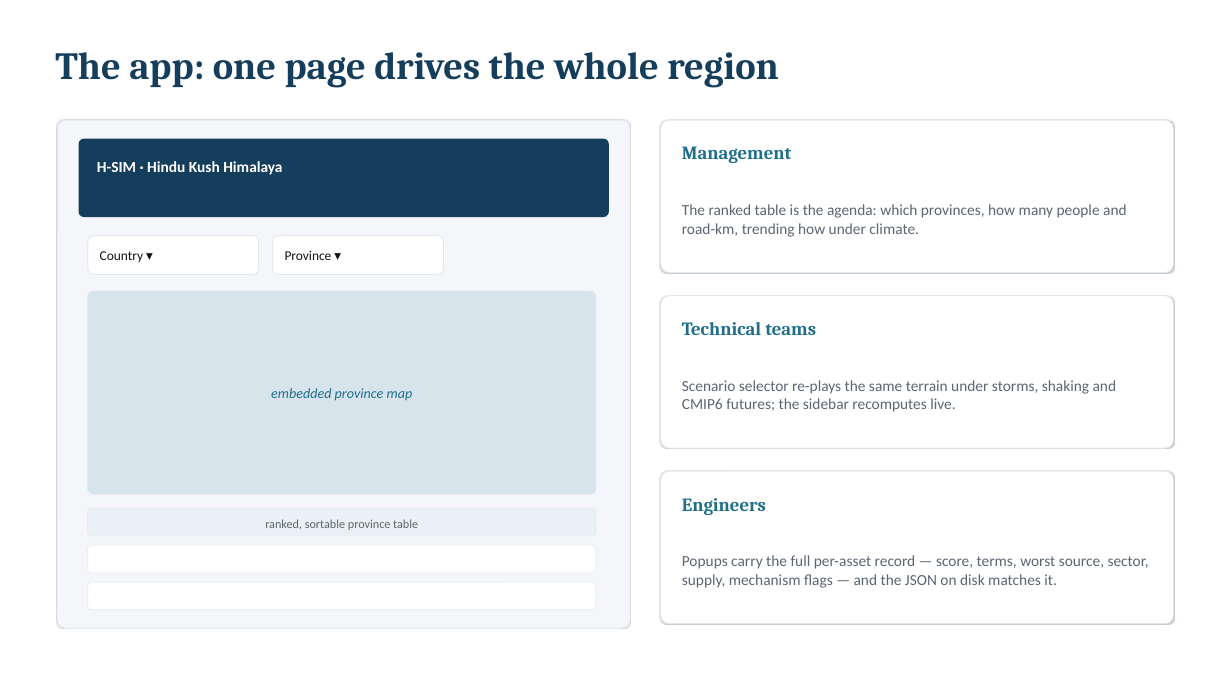
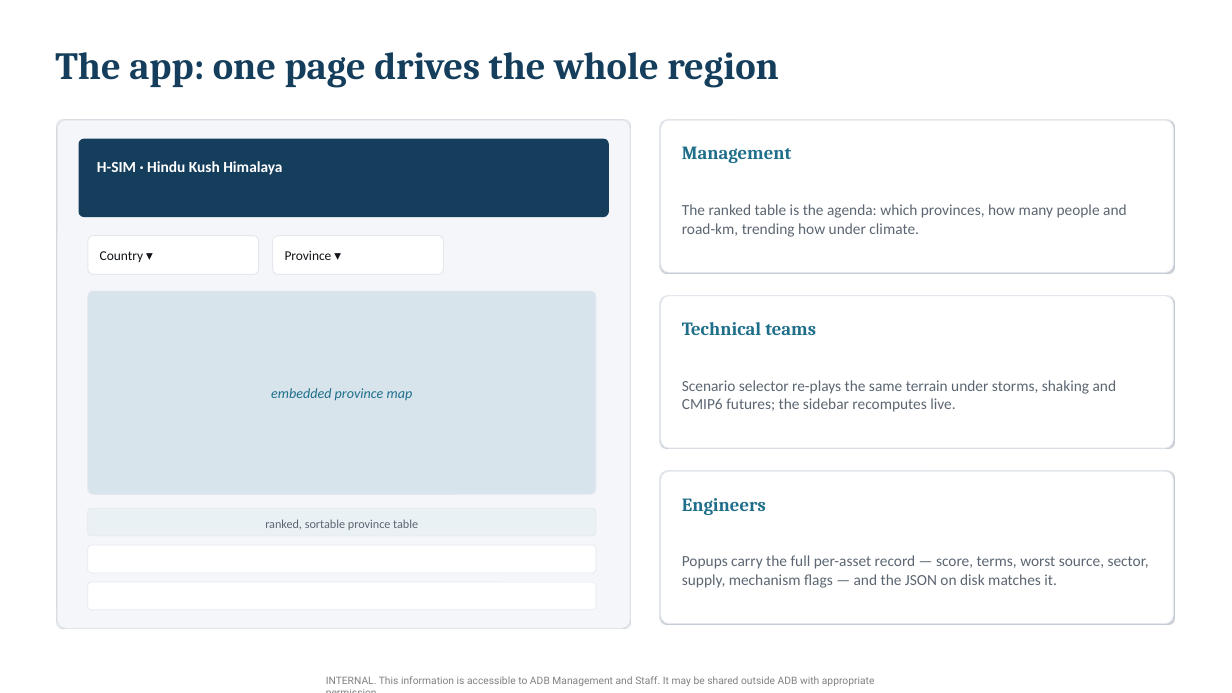
Before and after one commit to ntwarakavi/Himalayas_LandslideRisk, a slide deck: slide 9 of docs/H-SIM_overview.pptx. Drawn at 1232x693 pixels with LibreOffice and Linux fonts; fonts in the diff are those of the drawing. Boxes give left, top, right and bottom in pixels: in the first picture for what was removed or moved away, otherwise in the second. Text is boxed around its words. In the diff, an @@ line names an element or a change of style, - is before the commit and + after.

```diff
--- a/docs/H-SIM_overview.pptx
+++ b/docs/H-SIM_overview.pptx
@@ text added at box(326, 676, 875, 686), 8 pt, text #000000 at 50% opacity @@
+INTERNAL. This information is accessible to ADB Management and Staff. It may be shared outside ADB with appropriate permission.
```
Also in this commit, not shown: 11 other slides changed.
